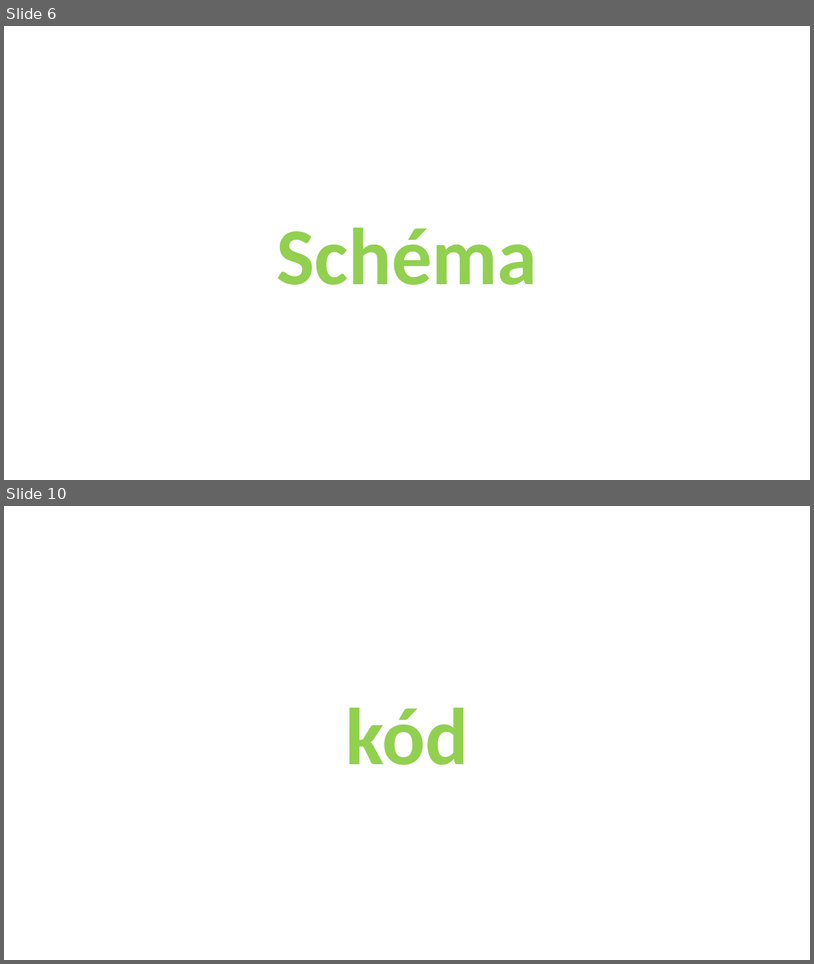
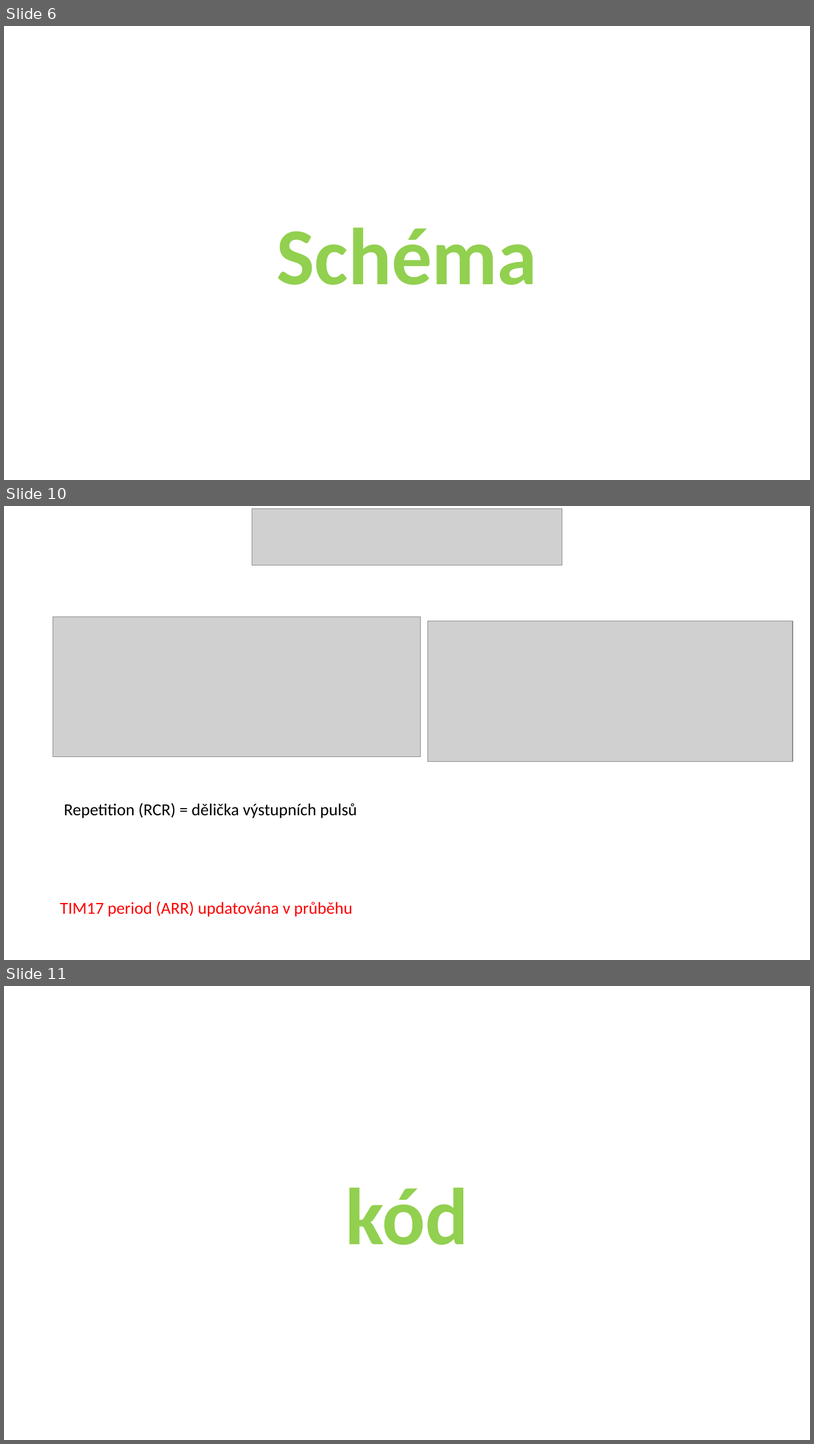
Before and after one commit to pjocesoj/VMS-semestralka, a slide deck: Prezentace.pptx. Shown one above the other, each under a label of ours: slides 6 and 10 before the commit, slides 6, 10 and 11 after it; the slides between them are not shown. The pictures are 814x964 and 814x1444 pixels, drawn with LibreOffice and Linux fonts; fonts in the diff are those of the drawing; grey boxes stand for pictures. Boxes give left, top, right and bottom in pixels: in the first picture for what was removed or moved away, otherwise in the second. Text is boxed around its words. In the diff, an @@ line names an element or a change of style, - is before the commit and + after.

```diff
--- a/Prezentace.pptx
+++ b/Prezentace.pptx
@@ slide 10 added at (x1=4, y1=506, x2=810, y2=960), background #FFFFFF @@
@@ picture added at (x1=252, y1=508, x2=563, y2=565) @@
@@ picture added at (x1=53, y1=617, x2=421, y2=756) @@
@@ picture added at (x1=428, y1=621, x2=793, y2=761) @@
@@ text added at (x1=64, y1=802, x2=357, y2=818), 20 pt, text #000000 @@
+Repetition (RCR) = dělička výstupních pulsů
@@ text added at (x1=60, y1=901, x2=353, y2=916), 20 pt, text #FF0000 @@
+TIM17 period (ARR) updatována v průběhu
@@ what was slide 10 is now slide 11 @@
```
Also in this commit, not shown: 2 other slides added, 2 slides removed, 1 other file.
